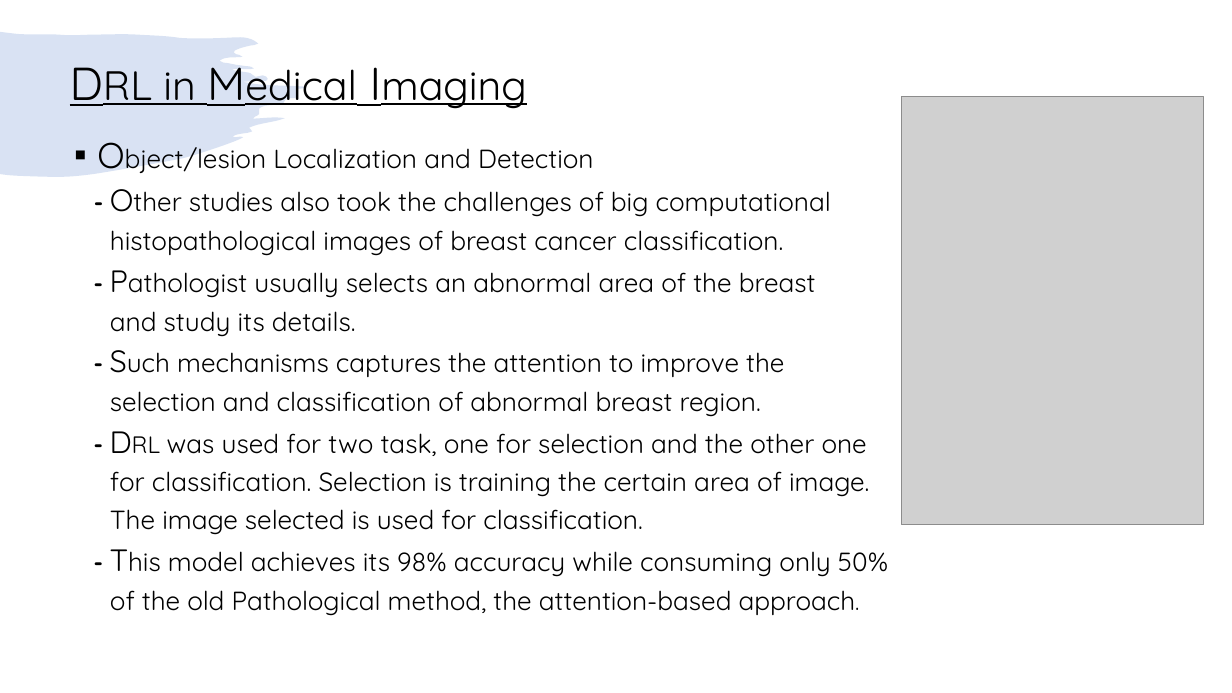
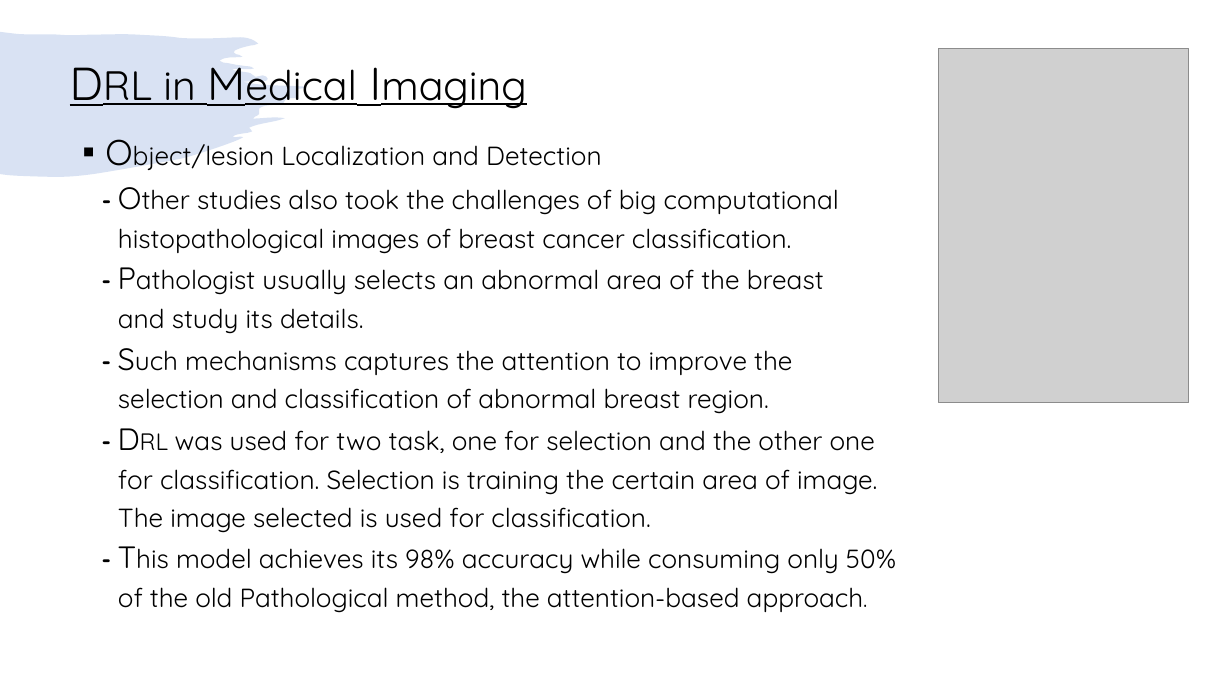
Before and after one commit to jocelynbaduria/cmpe-258_Deep-Learning, a slide deck: slide 29 of Short Story/Jocelyn_Baduria_DRL_Imaging_Literature_Review.pptx. Drawn at 1232x693 pixels with LibreOffice and Linux fonts; fonts in the diff are those of the drawing; grey boxes stand for pictures. Boxes give left, top, right and bottom in pixels: in the first picture for what was removed or moved away, otherwise in the second. Text is boxed around its words. In the diff, an @@ line names an element or a change of style, - is before the commit and + after.

```diff
--- a/Short Story/Jocelyn_Baduria_DRL_Imaging_Literature_Review.pptx
+++ b/Short Story/Jocelyn_Baduria_DRL_Imaging_Literature_Review.pptx
@@ picture: place and size @@
-picture at box(902, 96, 1204, 525)
+picture at box(939, 48, 1189, 403)
@@ text "Object/lesion Localization and Detection": place and size @@
-text "Object/lesion Localization and Detection" at box(110, 147, 888, 616)
+text "Object/lesion Localization and Detection" at box(118, 144, 896, 613)
```
Also in this commit, not shown: 9 other slides changed, 3 slides added, 2 slides removed.
